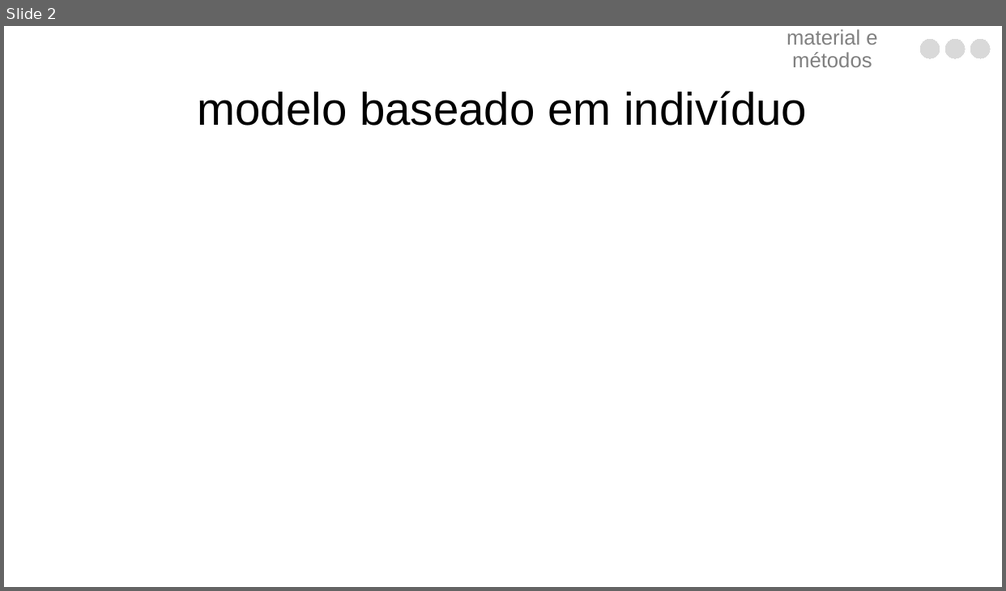
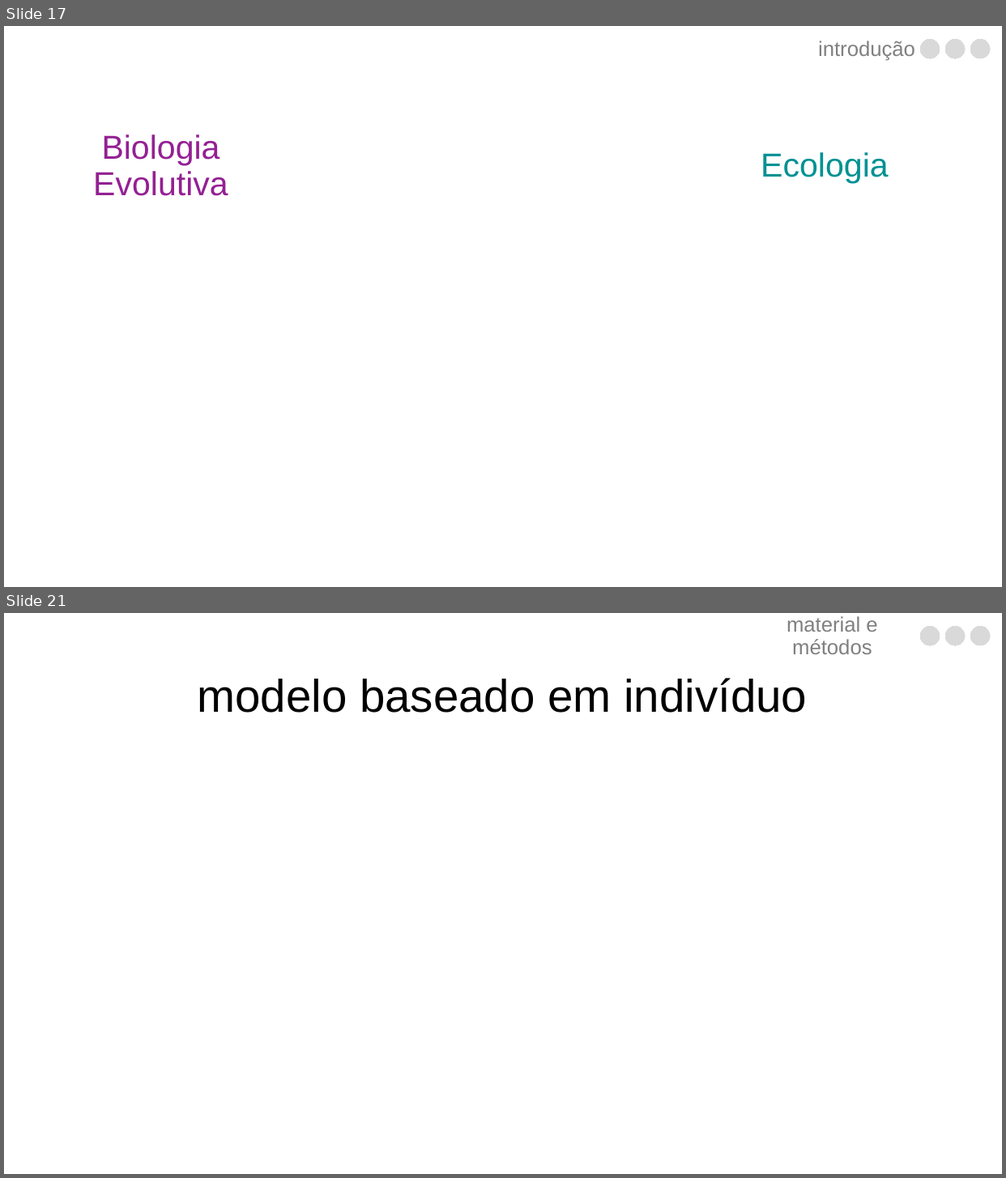
Before and after one commit to luisanovara/dissertacao, a slide deck: DEFESA.pptx. Shown one above the other, each under a label of ours: slide 2 before the commit, slides 17 and 21 after it; the slides between them are not shown. The pictures are 1006x591 and 1006x1178 pixels, drawn with LibreOffice and Linux fonts; fonts in the diff are those of the drawing. Boxes give left, top, right and bottom in pixels: in the first picture for what was removed or moved away, otherwise in the second. Text is boxed around its words. In the diff, an @@ line names an element or a change of style, - is before the commit and + after.

```diff
--- a/DEFESA.pptx
+++ b/DEFESA.pptx
@@ slide 17 added at [4, 26, 1002, 587], background #FFFFFF @@
@@ text added at [818, 41, 915, 61], 20 pt, text #808080 @@
+introdução
@@ freeform shape added at [920, 40, 940, 59], fill #D9D9D9, outline #D9D9D9 0 pt @@
@@ freeform shape added at [946, 40, 965, 59], fill #D9D9D9, outline #D9D9D9 0 pt @@
@@ freeform shape added at [970, 40, 990, 59], fill #D9D9D9, outline #D9D9D9 0 pt @@
@@ text added at [93, 135, 228, 196], 32 pt, text #942093 @@
+Biologia Evolutiva
@@ text added at [761, 152, 888, 184], 32 pt, text #009193 @@
+Ecologia
@@ what was slide 2 is now slide 21 @@
```
Also in this commit, not shown: 1 slide changed, 19 other slides added.
